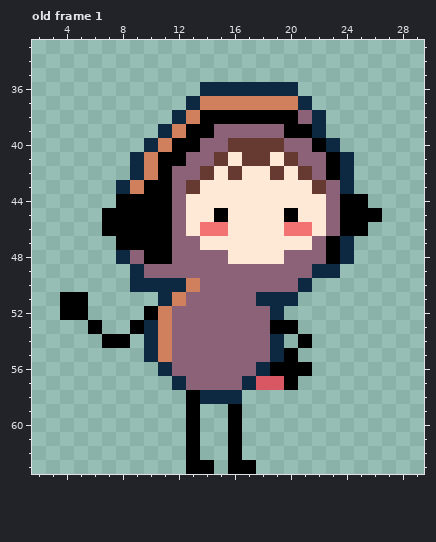
A pixel-art file gets an edit: Tiles/longIdle.ase. Above: the version before the commit.
32x64 pixels, 1 frame. Shown: old frame 1: x 2..29, y 33..63. The commit also changed other frames, which this record leaves out.
Once edited:
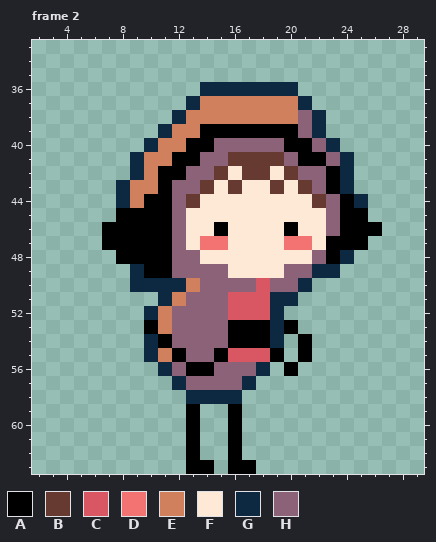
Palette (. is transparent): A #000000  B #663931  C #d95763  D #f37373  E #d0805d  F #fee9d6  G #0d2941  H #8c6278
A new or re-ordered frame is compared with the old frame closest to it.
What changed:
frames 1 -> 12
Frame 2 is new; against old frame 1:
y 38: x 14..20 AAAAAAA -> EEEEEEE
y 39: x 13 A -> E; x 15..19 HHHHH -> AAAAA; x 21 A -> H
y 40: x 12 A -> E; x 14 H -> A; x 16..22 BBBBHHA -> HHHHAAH
y 41: x 11 A -> E; x 13 H -> A; x 15..16 BF -> HB; x 19..23 FBHHA -> BHAAH
y 42: x 12 H -> A; x 14..21 BFBFFBFB -> HBFBBFBH
y 43: x 10 A -> E; x 13..14 BF -> HB; x 16 F -> B; x 19 F -> B; x 21..23 FBH -> BHA
y 44: x 8..9 AA -> GE; x 13 F -> B; x 22 F -> B; x 25 A -> G
y 45: x 7 A -> .; x 15 A -> F; x 20 A -> F; x 26 A -> .
y 46: x 14..15 DD -> FA; x 20..21 DD -> AF; x 26 . -> A
y 47: x 7 . -> A; x 13..15 HFF -> FDD; x 20..22 FFH -> DDF; x 24..25 G. -> AA
y 48: x 8..9 GH -> AA; x 14..15 HH -> FF; x 20..21 HH -> FF
y 49: x 10..11 HH -> AA; x 16..19 HHHH -> FFFF
y 50: x 18 H -> C
y 51: x 4..5 AA -> ..; x 16..18 HHG -> CCC
y 52: x 4..5 AA -> ..; x 10 A -> G; x 16..18 HHH -> CCC
y 53: x 6 A -> .; x 9..10 AG -> .A; x 16..19 HHHA -> AAAG
y 54: x 7..8 AA -> ..; x 11 E -> A; x 16..18 HHH -> AAA
y 55: x 12 H -> A; x 15..21 HHHHGA. -> ACCCA.A
y 56: x 13..14 HH -> AA; x 19 A -> .; x 21 A -> .
y 57: x 18..20 CCA -> ...
y 58: x 13 A -> G
Changed places in both pictures, as pixel boxes (x1, y1, x2, y2):
changed: (60, 110, 382, 404)
